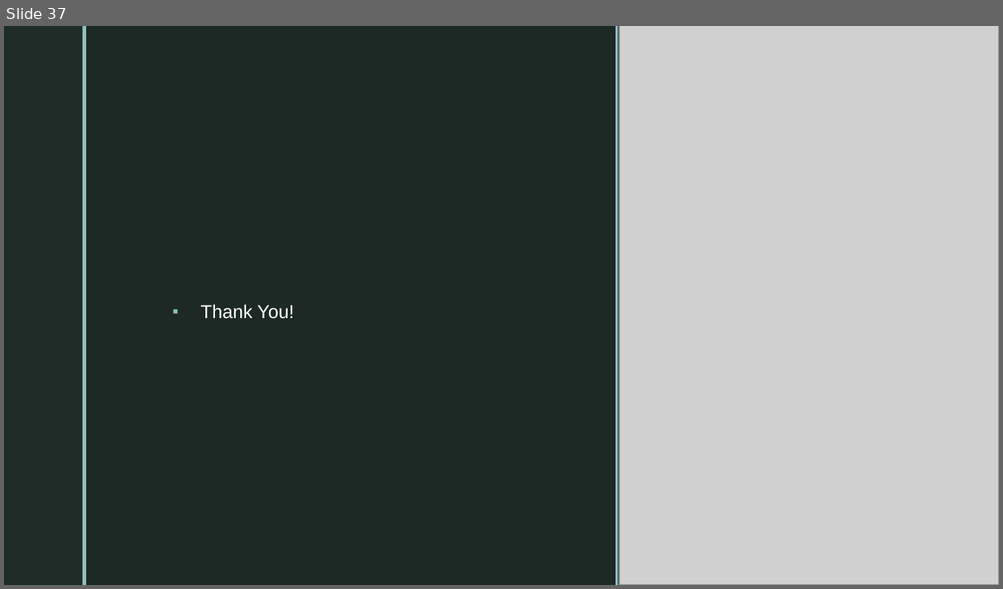
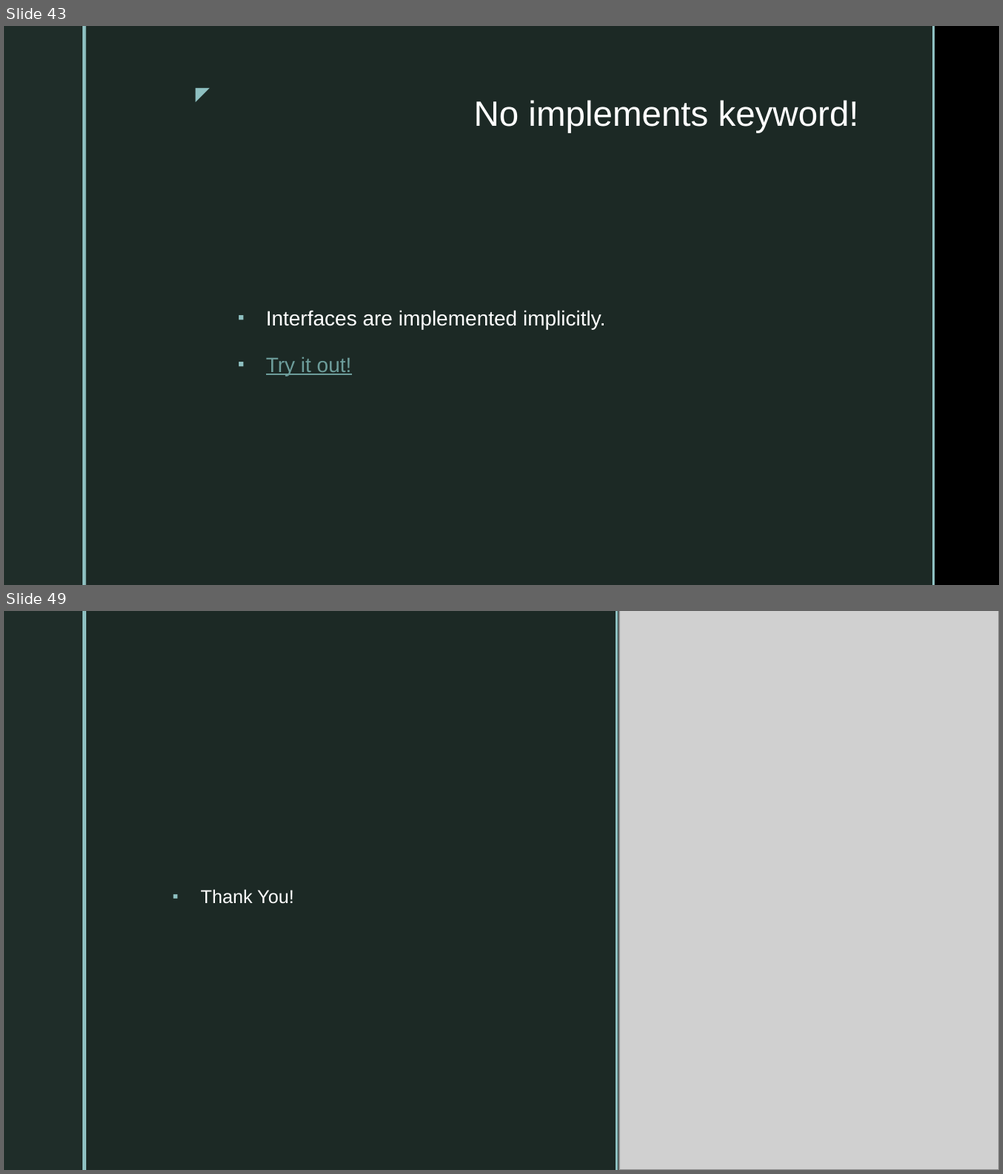
Before and after one commit to purvendra-k/goGaga, a slide deck: GoLangDataStructures.pptx. Shown one above the other, each under a label of ours: slide 37 before the commit, slides 43 and 49 after it; the slides between them are not shown. The pictures are 1003x589 and 1003x1174 pixels, drawn with LibreOffice and Linux fonts; fonts in the diff are those of the drawing; grey boxes stand for pictures; background and template pictures are left out. Boxes give left, top, right and bottom in pixels: in the first picture for what was removed or moved away, otherwise in the second. Text is boxed around its words. In the diff, an @@ line names an element or a change of style, - is before the commit and + after.

```diff
--- a/GoLangDataStructures.pptx
+++ b/GoLangDataStructures.pptx
@@ slide 43 added at bbox=[4, 26, 999, 585], background picture (left out); not listed: 2 template elements that a slide beside it also shows @@
@@ rectangle added at bbox=[4, 26, 82, 585], fill #1F2D29 @@
@@ rectangle added at bbox=[82, 26, 86, 585], fill #8EC0C1 @@
@@ text added at bbox=[183, 79, 216, 108], 18 pt, text #8EC0C1 @@
+◤
@@ title added at bbox=[474, 100, 859, 133], 34 pt, text #FFFFFF @@
+No implements keyword!
@@ text added at bbox=[266, 310, 606, 376], 20 pt, text #FFFFFF @@
+▪ Interfaces are implemented implicitly.
+▪ Try it out!
@@ what was slide 37 is now slide 49 @@
```
Also in this commit, not shown: 1 slide changed, 11 other slides added, 6 other files.
